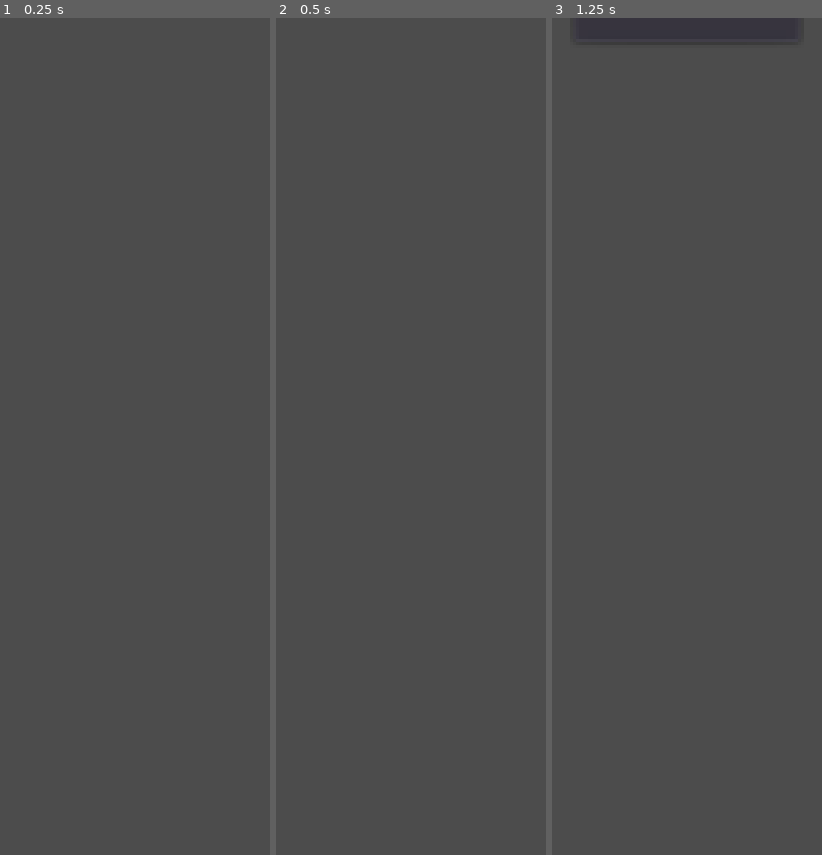
Above: before the commit, frames 1-3 (left to right).
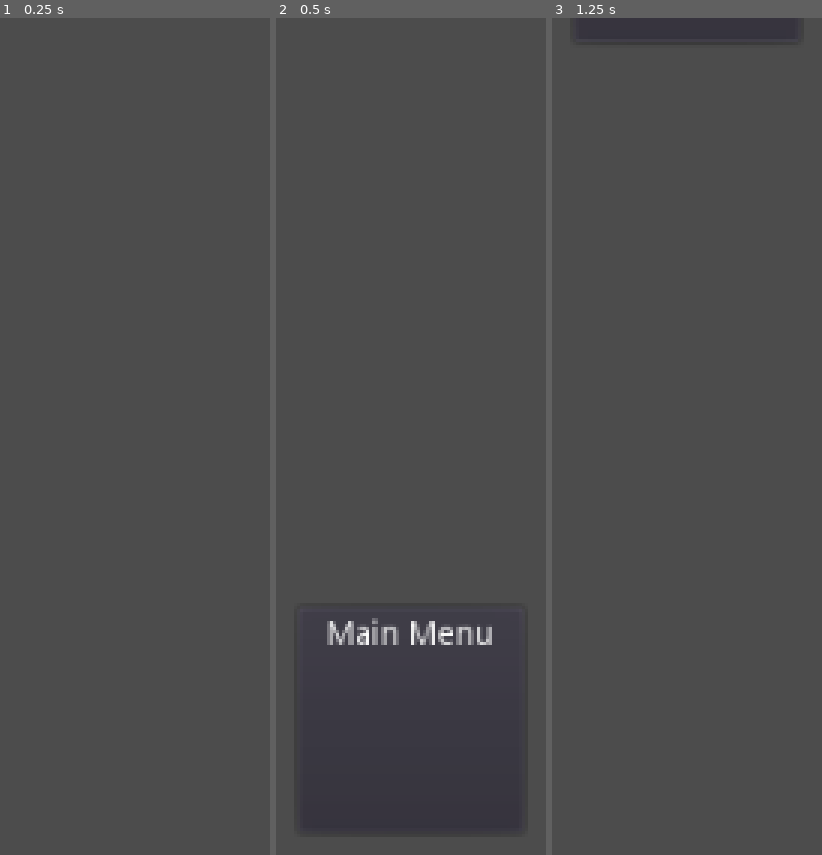
Above: after the commit, the same moments.

Repository: dionysius/godot-issue-animation-in-centercontainer
Game: Godot game, scene res://main.tscn
The game is run twice, just before and just after one commit, with the same random seed, the same clock (stepped at 60 frames per second) and the same inputs.
Inputs:
- Up to frame 1 (0.25 s): no input
- Up to frame 2 (0.5 s): no input
- Up to frame 3 (1.25 s): no input

Frame 1 is identical in both runs. In frame 2, 1.2% of the frame differs, in the area x 13-87%, y 71-97%; in frame 3, nothing differs.

Commit message:
visible at 0.5s

Diff:
--- a/main.tscn
+++ b/main.tscn
@@ -22,7 +22,7 @@
 tracks/1/imported = false
 tracks/1/enabled = true
 tracks/1/keys = {
-"times": PoolRealArray( 0, 1 ),
+"times": PoolRealArray( 0, 0.5 ),
 "transitions": PoolRealArray( 1, 1 ),
 "update": 1,
 "values": [ false, true ]
@@ -45,9 +45,9 @@
 [node name="PanelContainer" type="PanelContainer" parent="CenterContainer"]
 visible = false
 margin_left = 462.0
-margin_top = 250.0
+margin_top = -200.0
 margin_right = 562.0
-margin_bottom = 350.0
+margin_bottom = -100.0
 rect_min_size = Vector2( 100, 100 )
 
 [node name="VBoxContainer" type="VBoxContainer" parent="CenterContainer/PanelContainer"]
